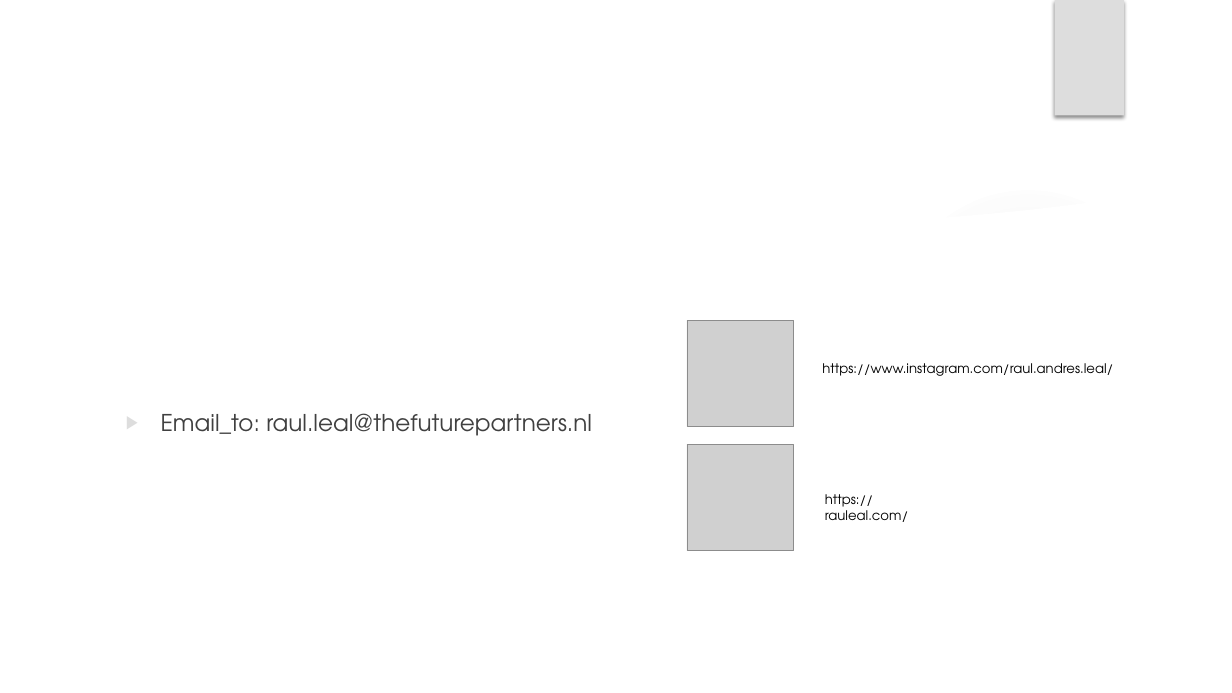
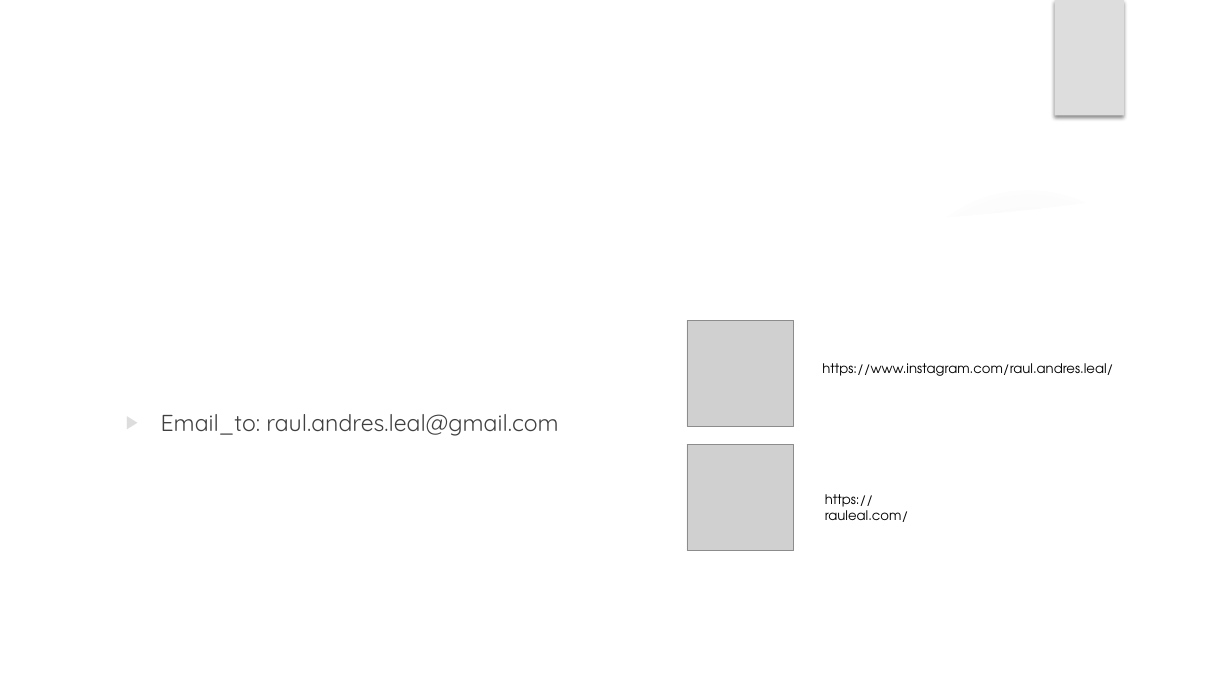
Before and after one commit to Rauleal/TouchDesigner_Bauhaus_workshop, a slide deck: slide 10 of Workshop_presentation.pptx (slide 7 before the commit). Drawn at 1232x693 pixels with LibreOffice and Linux fonts; fonts in the diff are those of the drawing; grey boxes stand for pictures; background and template pictures are left out. Boxes give left, top, right and bottom in pixels: in the first picture for what was removed or moved away, otherwise in the second. Text is boxed around its words. In the diff, an @@ line names an element or a change of style, - is before the commit and + after.

```diff
--- a/Workshop_presentation.pptx
+++ b/Workshop_presentation.pptx
@@ text at [161, 414, 558, 436]: text changed; font TeX Gyre Adventor to Quicksand @@
-▶ Email_to: raul.leal@thefuturepartners.nl
+▶ Email_to: raul.andres.leal@gmail.com
```
Also in this commit, not shown: 8 other slides changed, 2 slides added, 12 other files.
